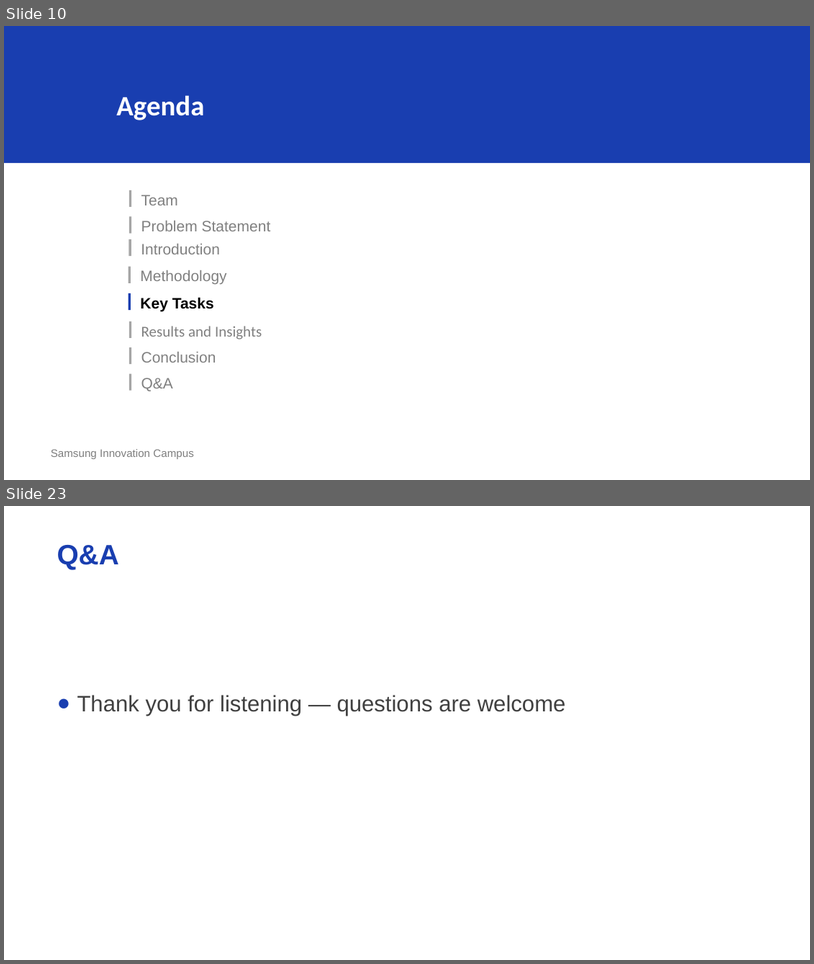
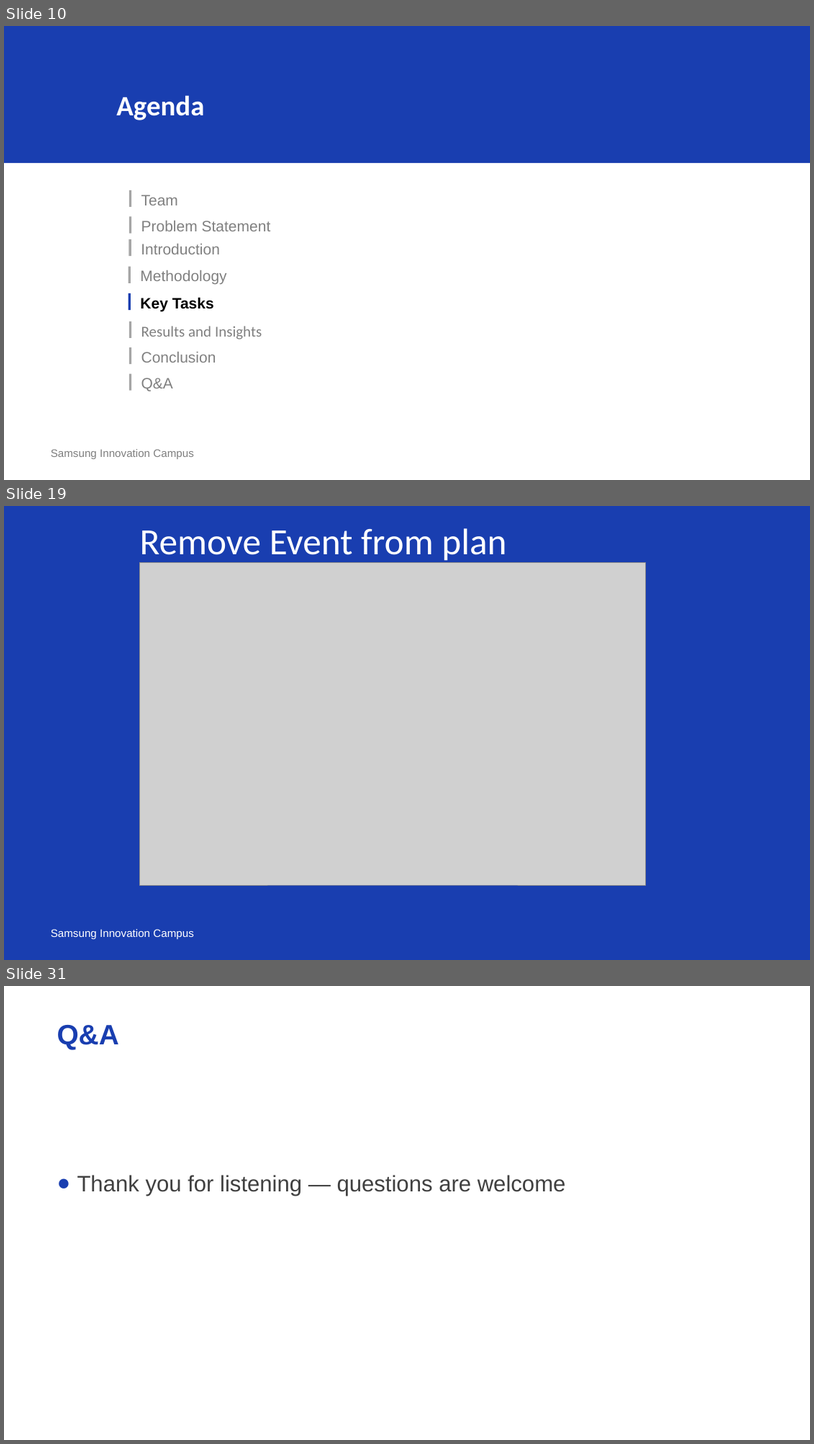
Before and after one commit to HabibaIbrahim6/ch6_project, a slide deck: Workshops_&_Learning_Events_Planner.pptx. Shown one above the other, each under a label of ours: slides 10 and 23 before the commit, slides 10, 19 and 31 after it; the slides between them are not shown. The pictures are 814x964 and 814x1444 pixels, drawn with LibreOffice and Linux fonts; fonts in the diff are those of the drawing; grey boxes stand for pictures. Boxes give left, top, right and bottom in pixels: in the first picture for what was removed or moved away, otherwise in the second. Text is boxed around its words. In the diff, an @@ line names an element or a change of style, - is before the commit and + after.

```diff
--- a/Workshops_&_Learning_Events_Planner.pptx
+++ b/Workshops_&_Learning_Events_Planner.pptx
@@ slide 19 added at <box>4,506,810,960</box>, background #193EB0 @@
@@ text added at <box>140,528,507,564</box>, 66 pt, text #FFFFFF @@
+Remove Event from plan
@@ picture added at <box>140,562,646,885</box> @@
@@ text added at <box>51,929,194,939</box>, 19.5 pt, text #FFFFFF @@
+Samsung Innovation Campus
@@ what was slide 23 is now slide 31 @@
```
Also in this commit, not shown: 4 slides changed, 18 other slides added, 11 slides removed.
